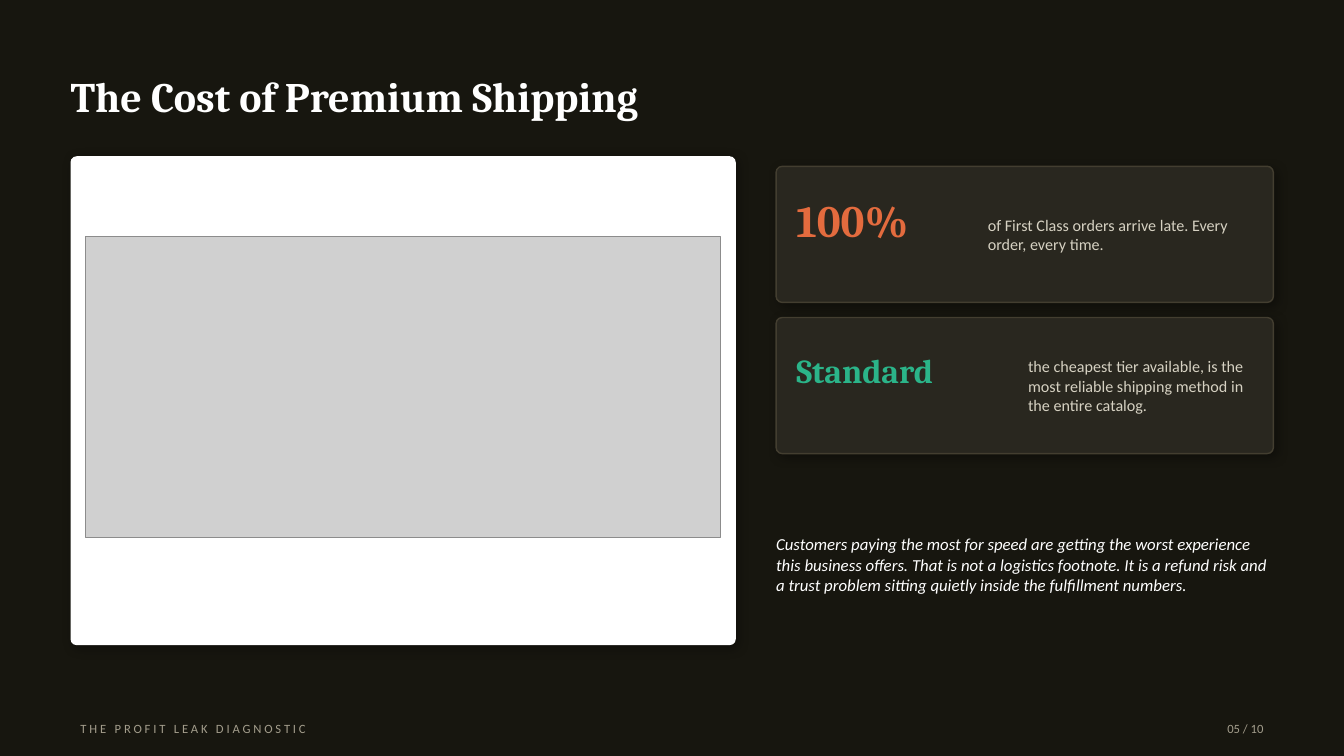
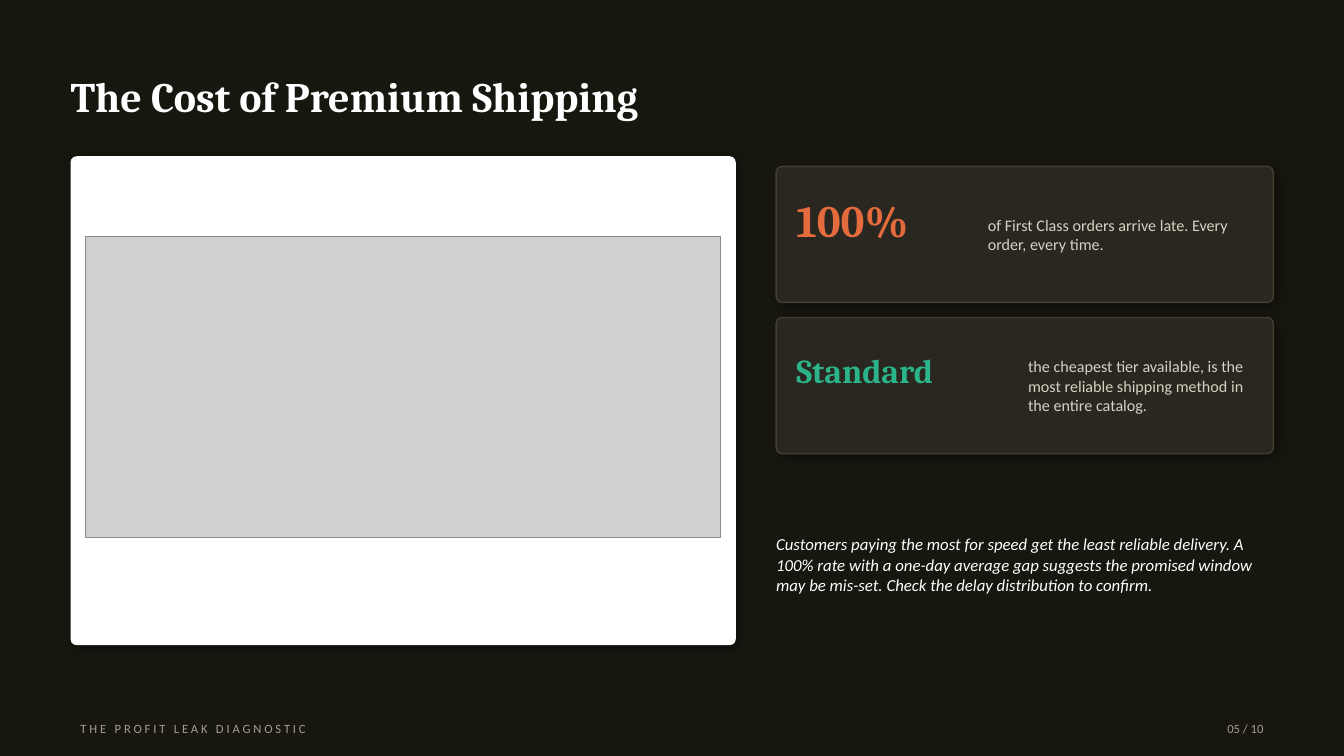
Before and after one commit to zeeshan-akram-ds/ecommerce-revenue-illusion-audit, a slide deck: slide 5 of Presentation/profit_leak_diagnostic_deck.pptx. Drawn at 1344x756 pixels with LibreOffice and Linux fonts; fonts in the diff are those of the drawing; grey boxes stand for pictures. Boxes give left, top, right and bottom in pixels: in the first picture for what was removed or moved away, otherwise in the second. Text is boxed around its words. In the diff, an @@ line names an element or a change of style, - is before the commit and + after.

```diff
--- a/Presentation/profit_leak_diagnostic_deck.pptx
+++ b/Presentation/profit_leak_diagnostic_deck.pptx
@@ text at (x1=776, y1=538, x2=1252, y2=594): text changed @@
-Customers paying the most for speed are getting the worst experience this business offers. That is not a logistics footnote. It is a refund risk and a trust problem sitting quietly inside the fulfillment numbers.
+Customers paying the most for speed get the least reliable delivery. A 100% rate with a one-day average gap suggests the promised window may be mis-set. Check the delay distribution to confirm.
```
Also in this commit, not shown: 8 other slides changed, 1 other file.
